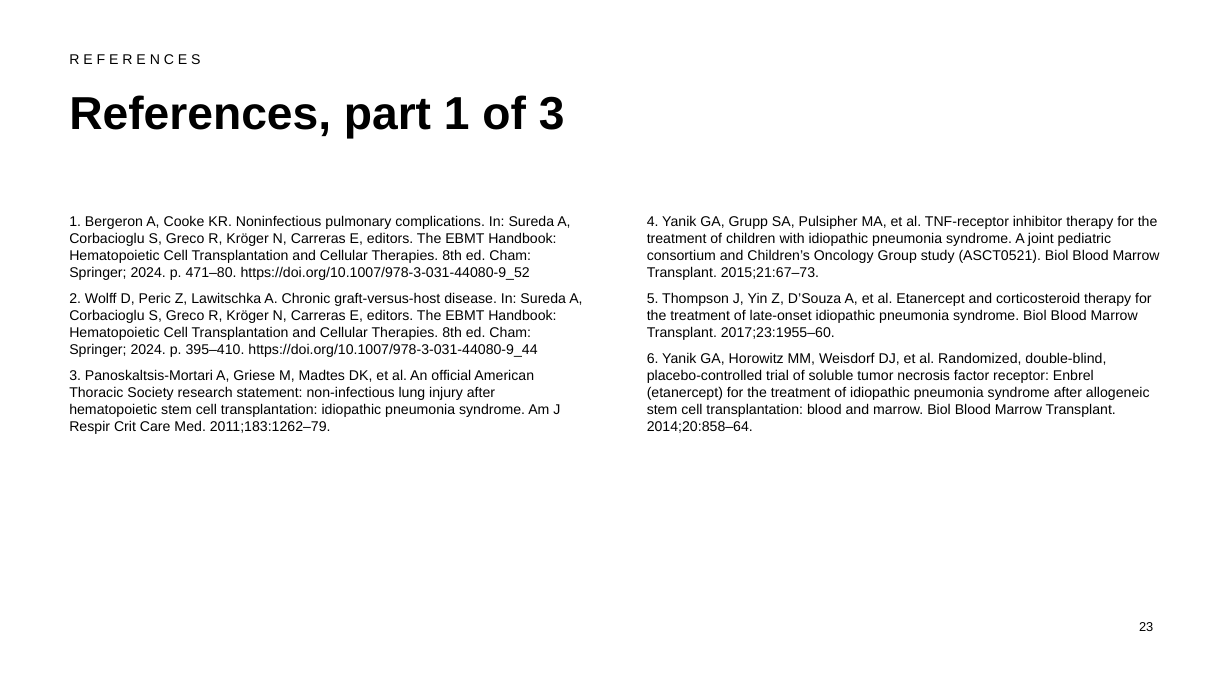
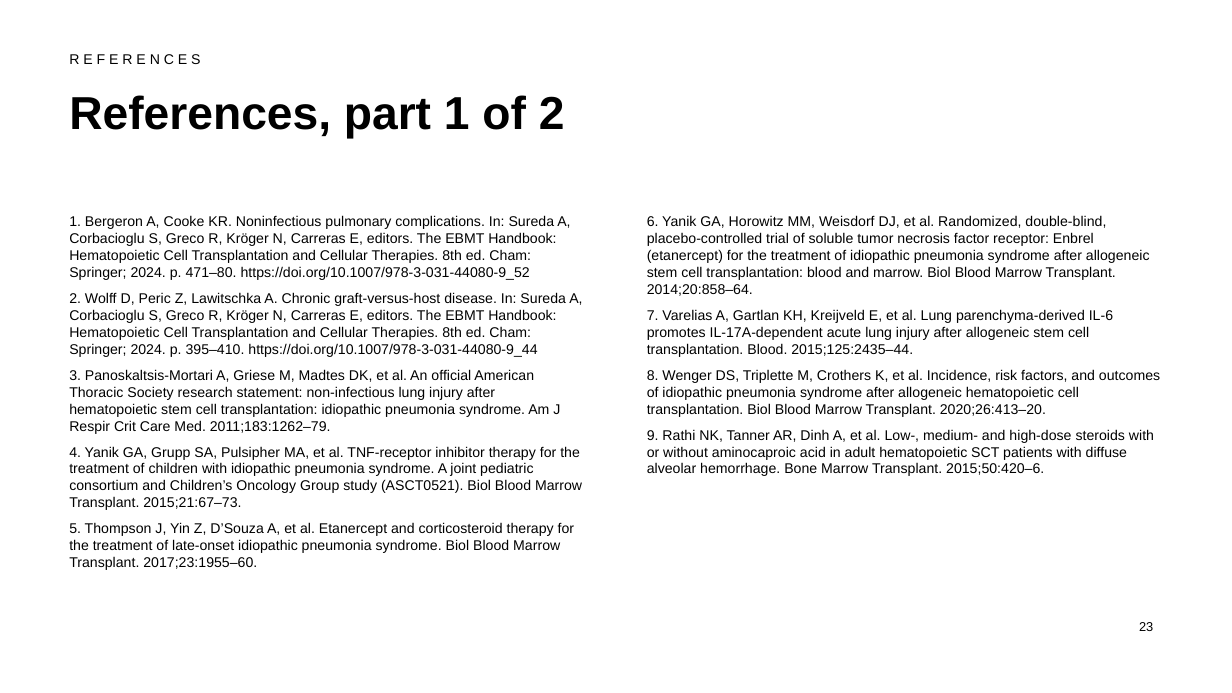
Before and after one commit to htlin222/ebmt-handbook-skill, a slide deck: slide 23 of slides/decks/s15-pulmonary.pptx. Drawn at 1232x693 pixels with LibreOffice and Linux fonts; fonts in the diff are those of the drawing. Boxes give left, top, right and bottom in pixels: in the first picture for what was removed or moved away, otherwise in the second. Text is boxed around its words. In the diff, an @@ line names an element or a change of style, - is before the commit and + after.

```diff
--- a/slides/decks/s15-pulmonary.pptx
+++ b/slides/decks/s15-pulmonary.pptx
@@ title at (69,95,565,139): text changed @@
-References, part 1 of 3
+References, part 1 of 2
@@ text at (647,215,1160,340): paragraphs removed @@
-4. Yanik GA, Grupp SA, Pulsipher MA, et al. TNF-receptor inhibitor therapy for the treatment of children with idiopathic pneumonia syndrome. A joint pediatric consortium and Children’s Oncology Group study (ASCT0521). Biol Blood Marrow Transplant. 2015;21:67–73.
-5. Thompson J, Yin Z, D’Souza A, et al. Etanercept and corticosteroid therapy for the treatment of late-onset idiopathic pneumonia syndrome. Biol Blood Marrow Transplant. 2017;23:1955–60.
@@ text at (647,309,1160,476): paragraphs added @@
+7. Varelias A, Gartlan KH, Kreijveld E, et al. Lung parenchyma-derived IL-6 promotes IL-17A-dependent acute lung injury after allogeneic stem cell transplantation. Blood. 2015;125:2435–44.
+8. Wenger DS, Triplette M, Crothers K, et al. Incidence, risk factors, and outcomes of idiopathic pneumonia syndrome after allogeneic hematopoietic cell transplantation. Biol Blood Marrow Transplant. 2020;26:413–20.
+9. Rathi NK, Tanner AR, Dinh A, et al. Low-, medium- and high-dose steroids with or without aminocaproic acid in adult hematopoietic SCT patients with diffuse alveolar hemorrhage. Bone Marrow Transplant. 2015;50:420–6.
@@ text at (69,446,582,570): paragraphs added @@
+4. Yanik GA, Grupp SA, Pulsipher MA, et al. TNF-receptor inhibitor therapy for the treatment of children with idiopathic pneumonia syndrome. A joint pediatric consortium and Children’s Oncology Group study (ASCT0521). Biol Blood Marrow Transplant. 2015;21:67–73.
+5. Thompson J, Yin Z, D’Souza A, et al. Etanercept and corticosteroid therapy for the treatment of late-onset idiopathic pneumonia syndrome. Biol Blood Marrow Transplant. 2017;23:1955–60.
```
Also in this commit, not shown: 4 other slides changed, 1 slide removed, 32 other files.
